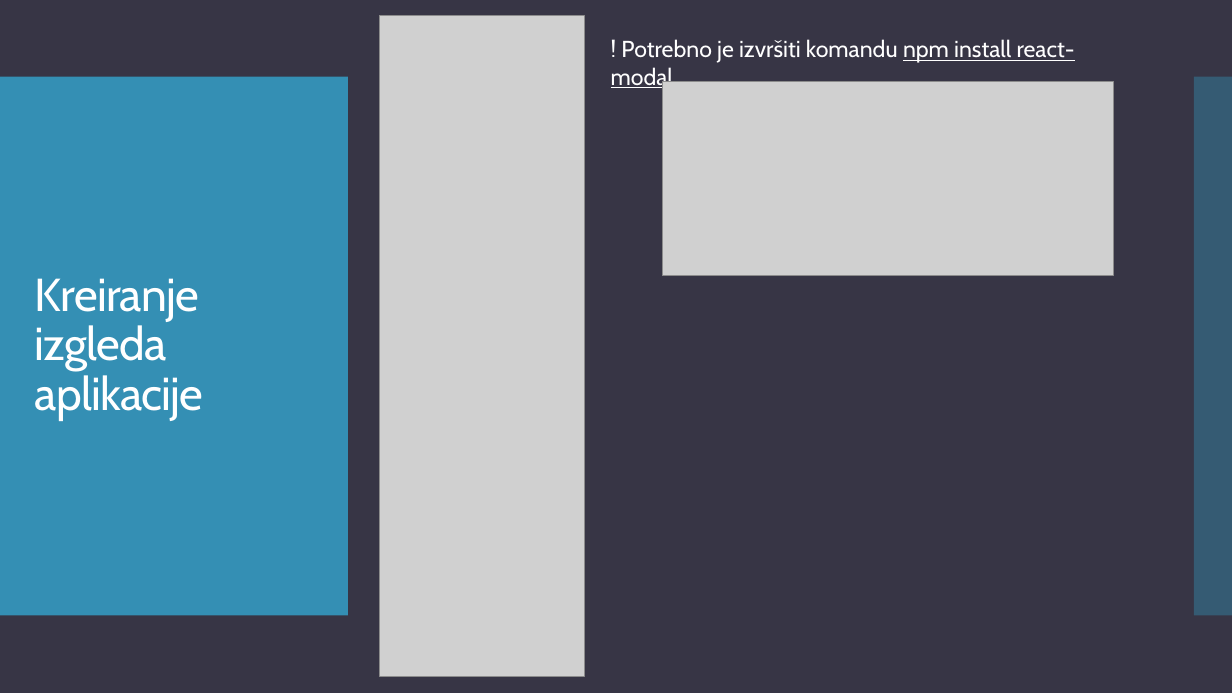
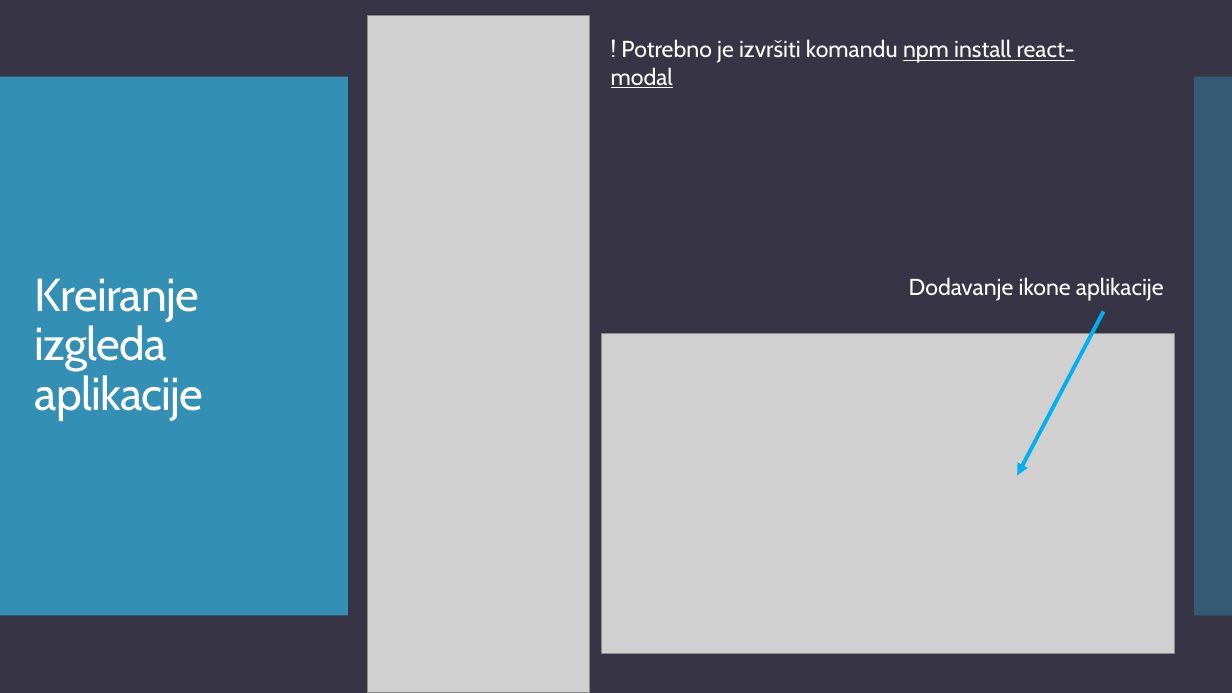
Before and after one commit to teodora18040cvetkovic/electron_react, a slide deck: slide 17 of Electron.pptx (slide 16 before the commit). Drawn at 1232x693 pixels with LibreOffice and Linux fonts; fonts in the diff are those of the drawing; grey boxes stand for pictures. Boxes give left, top, right and bottom in pixels: in the first picture for what was removed or moved away, otherwise in the second. Text is boxed around its words. In the diff, an @@ line names an element or a change of style, - is before the commit and + after.

```diff
--- a/Electron.pptx
+++ b/Electron.pptx
@@ picture: place and size @@
-picture at (380, 15, 584, 677)
+picture at (368, 16, 590, 693)
@@ picture removed at (663, 81, 1114, 276) @@
@@ text added at (909, 277, 1164, 301), 18 pt, text #FFFFFF @@
+Dodavanje ikone aplikacije
@@ arrow added from (1104, 311) to (1018, 475), #00B0F0 3 pt @@
@@ picture added at (602, 334, 1175, 653) @@
```
Also in this commit, not shown: 14 other slides changed, 1 slide added, 1 other file.
